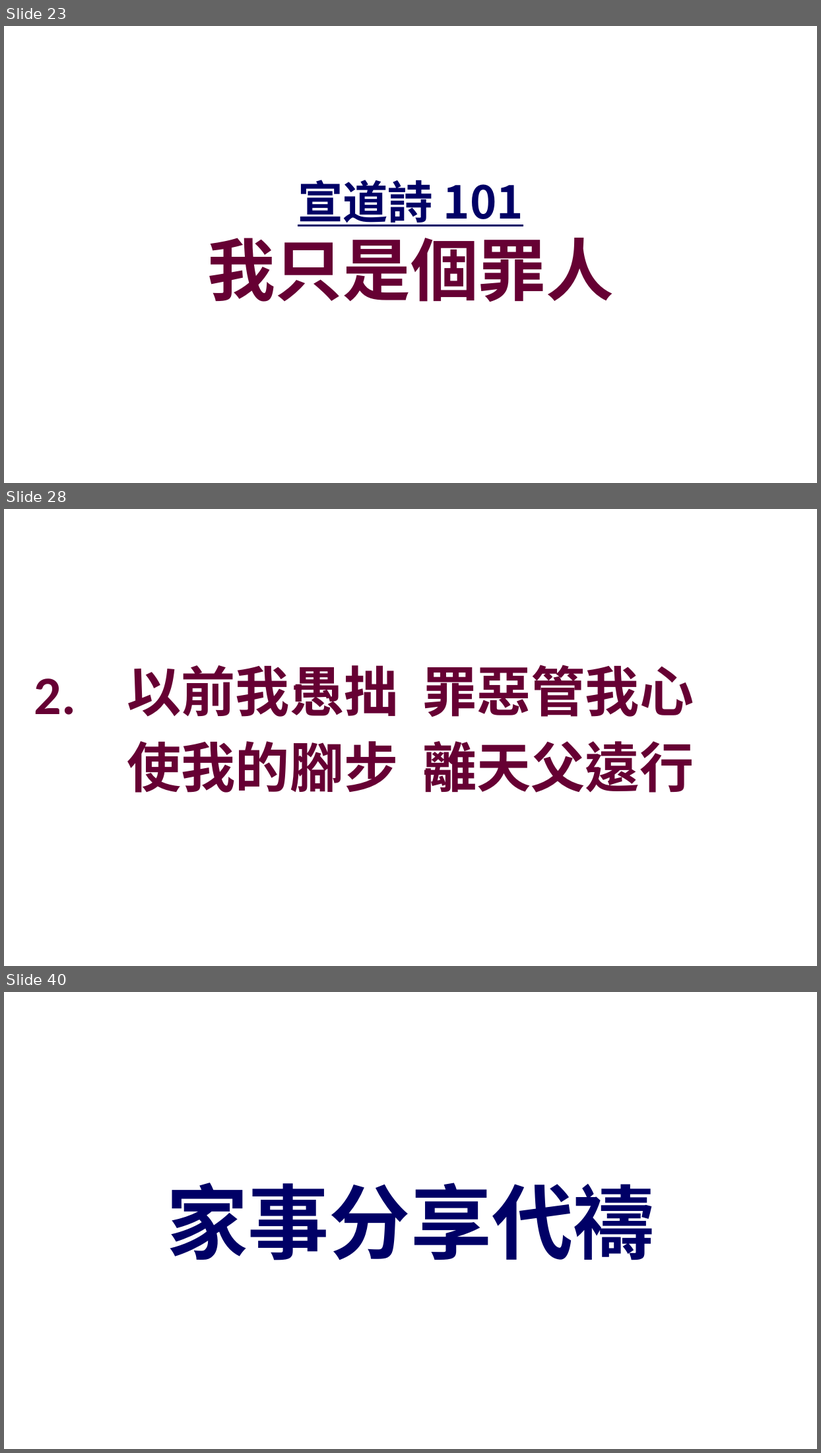
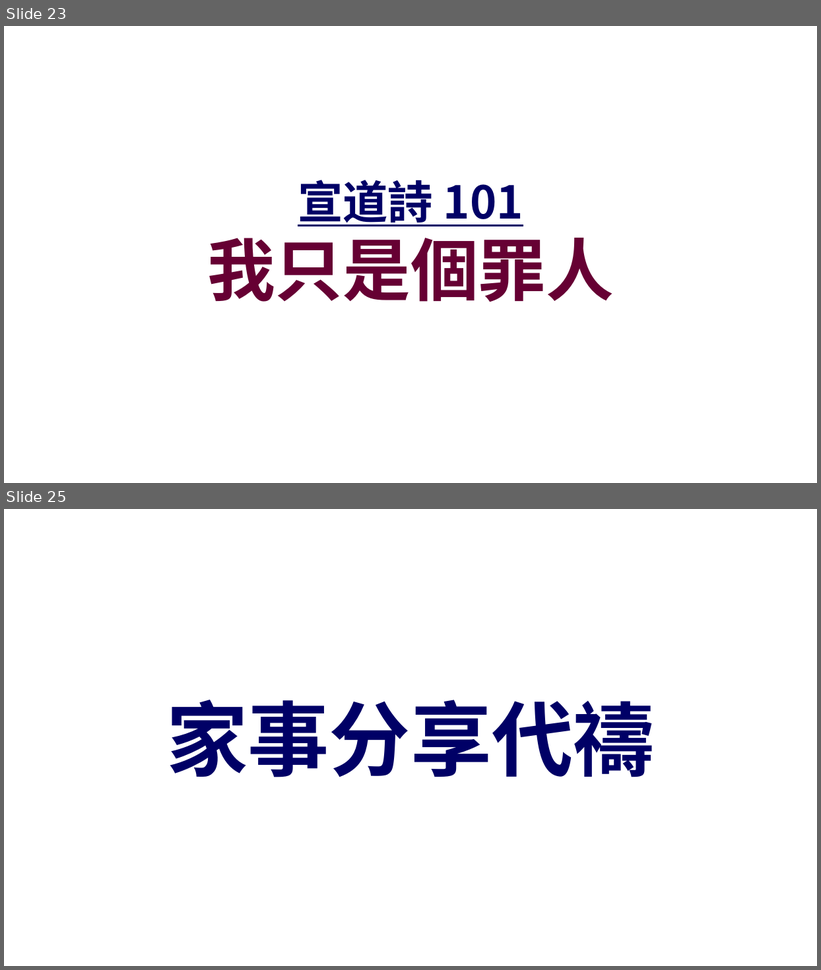
Before and after one commit to batisuoc/other-ppts, a slide deck: 崇拜流程_聖餐禮version.pptx. Shown one above the other, each under a label of ours: slides 23, 28 and 40 before the commit, slides 23 and 25 after it; the slides between them are not shown. The pictures are 821x1453 and 821x970 pixels, drawn with LibreOffice and Linux fonts; fonts in the diff are those of the drawing; background and template pictures are left out. Boxes give left, top, right and bottom in pixels: in the first picture for what was removed or moved away, otherwise in the second. Text is boxed around its words. In the diff, an @@ line names an element or a change of style, - is before the commit and + after.

```diff
--- a/崇拜流程_聖餐禮version.pptx
+++ b/崇拜流程_聖餐禮version.pptx
@@ slide 28 removed at (4, 509, 817, 966), background picture (left out) @@
@@ text removed at (127, 665, 694, 793) @@
-以前我愚拙 罪惡管我心
-使我的腳步 離天父遠行
@@ text removed at (34, 679, 76, 715) @@
-2.
@@ what was slide 40 is now slide 25 @@
```
Also in this commit, not shown: 2 slides changed, 14 other slides removed.
